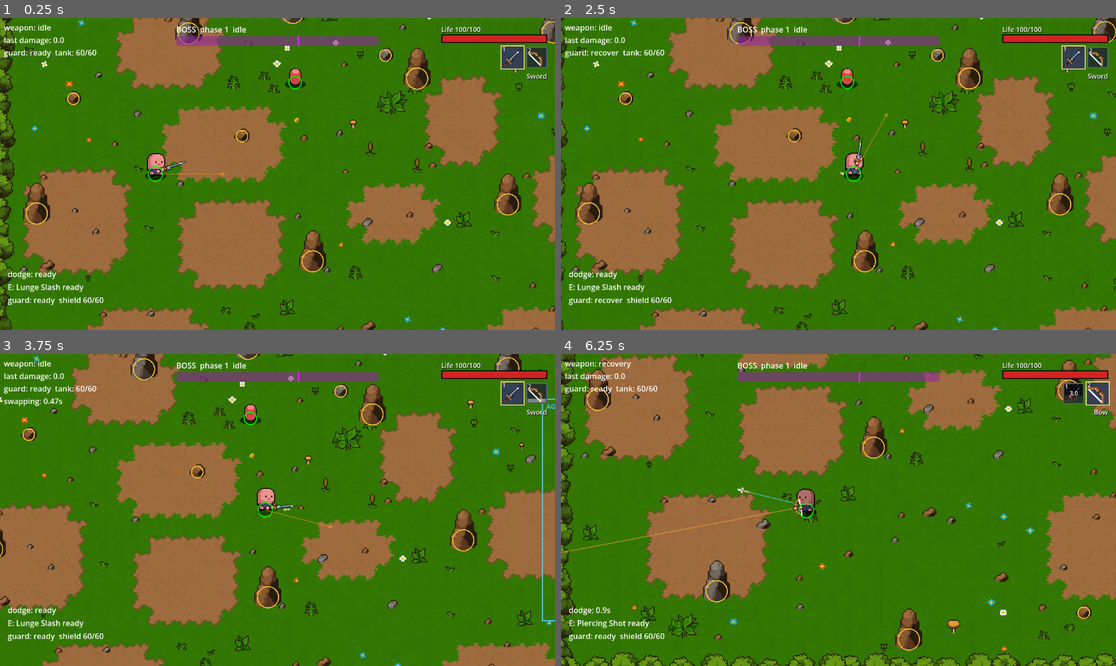
Above: before the commit, frames 1-4 (two rows, left to right).
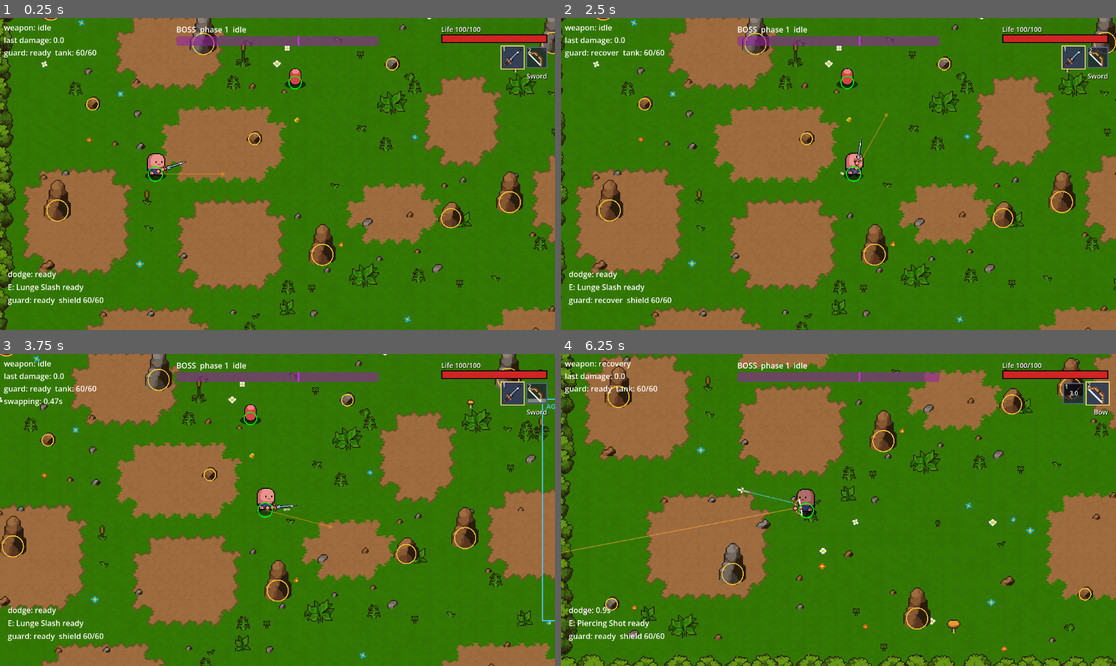
Above: after the commit, the same moments.

Repository: Matcry12/Thiat
Game: Godot game, scene res://scenes/arena.tscn
The game is run twice, just before and just after one commit, with the same random seed, the same clock (stepped at 60 frames per second) and the same inputs.
Inputs (mouse positions are in pixels of both pictures, inside the frame that each line leads up to):
- Up to frame 1 (0.25 s): no input
- Up to frame 2 (2.5 s): tap Enter at 0.5 s; move the mouse to (960, 158) at 0.52 s; hold D (move_right) 0.53-1.25 s; click (960, 158) at 0.6 s; drag from (727, 189) to (832, 161) at 1.27 s; move the mouse to (894, 105) at 2.02 s; hold D (move_right) from 2.03 s (still down); tap F (parry) at 2.1 s
- Up to frame 3 (3.75 s): release D (move_right) at 2.75 s; drag from (249, 572) to (294, 510) at 2.77 s; move the mouse to (444, 556) at 3.52 s; hold A (move_left) from 3.53 s (still down); tap 2 (weapon_2) at 3.6 s
- Up to frame 4 (6.25 s): release A (move_left) at 4.25 s; drag from (672, 463) to (855, 419) at 4.27 s; move the mouse to (866, 510) at 5.02 s; hold S (move_down) 5.03-5.75 s; tap Q (dodge) at 5.1 s; click (866, 510) at 5.17 s; drag from (755, 432) to (727, 525) at 5.77 s

The runs differ from the first frame. In frame 1, 7.0% of the frame differs, in the area x 0-100%, y 0-100%; in frame 2, 6.1%; in frame 3, 5.5%; in frame 4, 8.8%.

Commit message:
feat(map): ground, patches, rocks, deco follow the island; water-aware reachability (W1)
Co-Authored-By: Claude Sonnet 5.5 <noreply@anthropic.com>

Diff:
--- a/data/maps/grass.tres
+++ b/data/maps/grass.tres
@@ -5,6 +5,7 @@
 [ext_resource type="Texture2D" path="res://assets/map/Floors_Tiles.png" id="3"]
 [ext_resource type="Texture2D" path="res://assets/map/Vegetation.png" id="4"]
 [ext_resource type="Texture2D" path="res://assets/map/Rocks.png" id="5"]
+[ext_resource type="Texture2D" path="res://assets/map/Water_tiles.png" id="6"]
 
 [sub_resource type="Resource" id="Border"]
 script = ExtResource("2")
@@ -54,6 +55,10 @@
 dirt_fills = Array[Vector2i]([Vector2i(11, 10), Vector2i(12, 10), Vector2i(13, 10)])
 grass_fills = Array[Vector2i]([Vector2i(1, 10), Vector2i(2, 10), Vector2i(3, 10)])
 grass_dark_fills = Array[Vector2i]([Vector2i(1, 11), Vector2i(2, 11), Vector2i(3, 11)])
+rocky_fills = Array[Vector2i]([Vector2i(6, 10), Vector2i(7, 10), Vector2i(8, 10)])
+boss_fills = Array[Vector2i]([Vector2i(1, 11), Vector2i(2, 11), Vector2i(3, 11)])
+water_texture = ExtResource("6")
+water_fills = Array[Vector2i]([Vector2i(1, 12), Vector2i(2, 12), Vector2i(3, 12)])
 edge_tiles = {"nw": Vector2i(1, 1), "ne": Vector2i(3, 1), "sw": Vector2i(1, 3), "se": Vector2i(3, 3), "n_l": Vector2i(1 …(258 unchanged characters)…
 border = SubResource("Border")
 deco = Array[ExtResource("2")]([SubResource("Tufts"), SubResource("Plants"), SubResource("Flowers"), SubResource("Mushrooms"), SubResource("Pebbles")])
--- a/scripts/map/map_gen.gd
+++ b/scripts/map/map_gen.gd
@@ -63,6 +63,7 @@
 	var deco: Array[Dictionary] = []         ## {set, region, pos}  pos = bottom-centre of the sprite
 	var obstacles: Array[Dictionary] = []    ## {region, pos (collision circle centre), radius}
 	var border: Array[Dictionary] = []       ## {region, pos (bottom-centre), flip}
+	var water: Dictionary = {}               ## Vector2i cell -> atlas coord on style.water_texture (empty = no water art)
 	var land := PackedByteArray()            ## 1 land, 0 water, per cell
 	var area := PackedByteArray()            ## Area per cell (ignore on water)
 
@@ -78,7 +79,8 @@
 	_assign_ground(res, style, p, rng)
 	_place_obstacles(res, style, p, rng)
 	_place_deco(res, style, p, rng, _noise(rng_seed + 2, p.noise_frequency))
-	_place_border(res, style, p, rng)
+	if not p.island_on:
+		_place_border(res, style, p, rng)   # on the island the water is the edge
 	return res
 
 
@@ -136,6 +138,7 @@
 			var v := 1.0 - pow(d, p.island_falloff) + (_n01(noise, x, y) - 0.5) * 2.0 * p.island_noise
 			if v > p.island_threshold or Vector2(c).distance_to(Vector2(home)) <= p.home_clear_cells or zc.has_point(c):
 				res.land[y * p.cols + x] = 1
+	_open_land(res, p, home, zc)
 	if not _flood_land(res, p, home).has(zc.get_center()):
 		_carve(res, p, home, zc.get_center())
 	var keep := _flood_land(res, p, home)
@@ -143,6 +146,36 @@
 		if res.land[i] == 1 and not keep.has(Vector2i(i % p.cols, i / p.cols)):
 			res.land[i] = 0      # islands cut off from home: drop them
 	_assign_areas(res, p, home, zc)
+
+
+## Morphological opening (erode then dilate, 4-neighbour): removes land strips 1 cell wide. A walker
+## cannot stand on them, and they would make "all land is walkable" false. Home disc and zone stay.
+static func _open_land(res: Result, p: Params, home: Vector2i, zc: Rect2i) -> void:
+	var dirs := [Vector2i(1, 0), Vector2i(-1, 0), Vector2i(0, 1), Vector2i(0, -1)]
+	var core := PackedByteArray()
+	core.resize(res.land.size())
+	for y in p.rows:
+		for x in p.cols:
+			var c := Vector2i(x, y)
+			var ok := is_land(res, p, c)
+			for d in dirs:
+				ok = ok and is_land(res, p, c + d)
+			core[y * p.cols + x] = 1 if ok else 0
+	var opened := core.duplicate()
+	for y in p.rows:
+		for x in p.cols:
+			if core[y * p.cols + x] == 1:
+				for d in dirs:
+					var i := cell_index(p, Vector2i(x, y) + d)
+					if i >= 0:
+						opened[i] = 1
+	for y in p.rows:
+		for x in p.cols:
+			var c := Vector2i(x, y)
+			var i := y * p.cols + x
+			if Vector2(c).distance_to(Vector2(home)) <= p.home_clear_cells or zc.has_point(c):
+				continue
+			res.land[i] = opened[i]
 
 
 ## Land cells reachable from `from` (4-neighbour). Returns a set (Dictionary cell -> true).
@@ -205,6 +238,8 @@
 		var r := Rect2i(rng.randi_range(1, p.cols - 1 - w), rng.randi_range(1, p.rows - 1 - h), w, h)
 		if _n01(noise, r.position.x + w * 0.5, r.position.y + h * 0.5) < p.patch_noise_threshold:
 			continue
+		if not _all_forest_land(res, p, r.grow(1)):
+			continue
 		var clear := true
 		for other in res.patches:
 			if r.grow(MIN_GAP).intersects(other):
@@ -214,10 +249,22 @@
 			res.patches.append(r)
 
 
-## Fills res.kind, res.grass and res.dirt.
+static func _all_forest_land(res: Result, p: Params, r: Rect2i) -> bool:
+	for y in range(r.position.y, r.end.y):
+		for x in range(r.position.x, r.end.x):
+			var i := cell_index(p, Vector2i(x, y))
+			if i < 0 or res.land[i] == 0 or res.area[i] != Area.FOREST:
+				return false
+	return true
+
+
+## Fills res.kind, res.grass and res.dirt (and res.water).
 static func _assign_ground(res: Result, style: MapStyle, p: Params, rng: RandomNumberGenerator) -> void:
 	res.kind.resize(p.cols * p.rows)
 	res.kind.fill(FILL)
+	for i in res.land.size():
+		if res.land[i] == 0:
+			res.kind[i] = WATER
 	var special: Dictionary = {}   # cell -> atlas coord, or null for "no grass tile"
 	for r in res.patches:
 		var v := rng.randi() % style.variant_count()
@@ -248,7 +295,7 @@
 	var fills: Array[Vector2i] = []
 	for y in p.rows:
 		for x in p.cols:
-			if not special.has(Vector2i(x, y)):
+			if not special.has(Vector2i(x, y)) and res.kind[y * p.cols + x] == FILL and res.area[y * p.cols + x] == Area.FOREST:
 				fills.append(Vector2i(x, y))
 	var values: Array[float] = []
 	for c in fills:
@@ -269,7 +316,17 @@
 			res.grass[cell] = special[cell]
 	for y in p.rows:
 		for x in p.cols:
-			res.dirt[Vector2i(x, y)] = style.dirt_fills[rng.randi() % style.dirt_fills.size()]
+			var i := y * p.cols + x
+			if res.land[i] == 0:
+				if not style.water_fills.is_empty():
+					res.water[Vector2i(x, y)] = style.water_fills[rng.randi() % style.water_fills.size()]
+				continue
+			var pool: Array[Vector2i] = style.dirt_fills
+			if res.area[i] == Area.ROCKY and not style.rocky_fills.is_empty():
+				pool = style.rocky_fills
+			elif res.area[i] == Area.BOSS and not style.boss_fills.is_empty():
+				pool = style.boss_fills
+			res.dirt[Vector2i(x, y)] = pool[rng.randi() % pool.size()]
 
 
 static func _ring(res: Result, p: Params, special: Dictionary, c: Vector2i, coord: Vector2i) -> void:
@@ -284,23 +341,35 @@
 	if set == null or set.regions.is_empty() or set.radii.size() < set.regions.size():
 		return
 	var size := p.size_px()
+	var spacing := maxf(p.obstacle_min_spacing, rock_clearance(p))
+	var pad := p.cell + rock_clearance(p)
 	for _attempt in p.obstacle_count * 60:
 		if res.obstacles.size() >= p.obstacle_count:
 			break
 		var idx := rng.randi() % set.regions.size()
 		var r := set.radii[idx]
 		var pos := Vector2(
-			rng.randf_range(p.cell + r, size.x - p.cell - r),
-			rng.randf_range(p.cell + r, size.y - p.cell - r))
+			rng.randf_range(pad + r, size.x - pad - r),
+			rng.randf_range(pad + r, size.y - pad - r))
 		var sprite := set.regions[idx].size * float(style.pixel_scale)
-		if not _obstacle_legal(res, p, pos, r, sprite):
+		if not _obstacle_legal(res, p, pos, r, sprite, spacing):
 			continue
 		res.obstacles.append({"region": idx, "pos": pos, "radius": r})
-		if not floor_reachable(p, res.obstacles):
-			res.obstacles.pop_back()   # it walled something off: drop it
-
-
-static func _obstacle_legal(res: Result, p: Params, pos: Vector2, r: float, sprite: Vector2) -> bool:
+
+
+## A walker's width plus one FLOW_STEP: rocks keep this far from water, walls and each other, so every
+## gap is wide enough for the 16 px walkability grid of floor_reachable to see a path through it.
+static func rock_clearance(p: Params) -> float:
+	return p.agent_radius * 2.0 + FLOW_STEP
+
+
+static func _obstacle_legal(res: Result, p: Params, pos: Vector2, r: float, sprite: Vector2, spacing: float) -> bool:
+	var reach := r + rock_clearance(p)
+	for dy in [-reach, 0.0, reach]:
+		for dx in [-reach, 0.0, reach]:
+			# ponytail: 9 samples can miss a 1-cell water notch between them; full cell scan if a rock ever touches water
+			if not is_land(res, p, Vector2i((pos + Vector2(dx, dy)) / p.cell)):
+				return false
 	# Never touching the fight zone: the boss has no pathfinding.
 	var closest := Vector2(clampf(pos.x, p.zone.position.x, p.zone.end.x), clampf(pos.y, p.zone.position.y, p.zone.end.y))
 	if pos.distance_to(closest) < r + 4.0:
@@ -313,14 +382,14 @@
 		if pos.distance_to(s) < p.spawn_clear_radius + r:
 			return false
 	for o in res.obstacles:
-		if pos.distance_to(o["pos"]) < r + o["radius"] + p.obstacle_min_spacing:
+		if pos.distance_to(o["pos"]) < r + o["radius"] + spacing:
 			return false
 	return true
 
 
 ## Flood fill on a coarse grid from the player's spawn: every cell a walker of agent_radius can stand
 ## on (inside the walls, clear of every rock) must be reachable. Public: the tests call it too.
-static func floor_reachable(p: Params, obstacles: Array[Dictionary]) -> bool:
+static func floor_reachable(p: Params, obstacles: Array[Dictionary], land := PackedByteArray()) -> bool:
 	var size := p.size_px()
 	var nx := int(size.x / FLOW_STEP)
 	var ny := int(size.y / FLOW_STEP)
@@ -332,6 +401,12 @@
 			var c := Vector2((x + 0.5) * FLOW_STEP, (y + 0.5) * FLOW_STEP)
 			var ok := c.x >= p.cell + p.agent_radius and c.x <= size.x - p.cell - p.agent_radius \
 				and c.y >= p.cell + p.agent_radius and c.y <= size.y - p.cell - p.agent_radius
+			if ok and not land.is_empty():
+				for off in [Vector2.ZERO, Vector2(p.agent_radius, 0), Vector2(-p.agent_radius, 0), Vector2(0, p.agent_radius), Vector2(0, -p.agent_radius)]:
+					var cc := Vector2i((c + off) / p.cell)
+					if cc.x < 0 or cc.y < 0 or cc.x >= p.cols or cc.y >= p.rows or land[cc.y * p.cols + cc.x] == 0:
+						ok = false
+						break
 			if ok:
 				for o in obstacles:
 					if c.distance_to(o["pos"]) <= o["radius"] + p.agent_radius:
@@ -373,6 +448,8 @@
 		return
 	var size := p.size_px()
 	var target := int(p.deco_density * p.cols * p.rows)
+	var grid := {}   # Vector2i bucket -> Array of positions; bucket size = deco_min_spacing
+	var bucket := maxf(p.deco_min_spacing, 1.0)
 	for _attempt in target * 25:
 		if res.deco.size() >= target:
 			break
@@ -387,15 +464,19 @@
 			pick -= w
 		var set: PropSet = sets[si]
 		var cell := Vector2i(pos / p.cell)
+		if res.land[cell.y * p.cols + cell.x] == 0:
+			continue
 		if res.kind[cell.y * p.cols + cell.x] != FILL and not set.on_dirt:
 			continue                      # plants only on full grass
 		if rng.randf() > _n01(noise, pos.x / p.cell, pos.y / p.cell):
 			continue                      # likelier where the noise is high
 		var ok := true
-		for d in res.deco:
-			if pos.distance_to(d["pos"]) < p.deco_min_spacing:
-				ok = false
-				break
+		var b := Vector2i(pos / bucket)
+		for by in range(b.y - 1, b.y + 2):
+			for bx in range(b.x - 1, b.x + 2):
+				for other: Vector2 in grid.get(Vector2i(bx, by), []):
+					if pos.distance_to(other) < p.deco_min_spacing:
+						ok = false
 		if ok:
 			for o in res.obstacles:
 				if pos.distance_to(o["pos"]) < o["radius"] + 8.0:
@@ -403,6 +484,7 @@
 					break
 		if ok:
 			res.deco.append({"set": si, "region": rng.randi() % set.regions.size(), "pos": pos})
+			grid.get_or_add(b, []).append(pos)
 
 
 # ------------------------------------------------------------------- border ---
--- a/scripts/map/map_style.gd
+++ b/scripts/map/map_style.gd
@@ -17,6 +17,12 @@
 @export var grass_fills: Array[Vector2i] = []
 ## Darker full grass tiles (used only where dark_grass_chance says so).
 @export var grass_dark_fills: Array[Vector2i] = []
+## Island areas (v1, decision 0026). Empty = use dirt_fills (placeholder look).
+@export var rocky_fills: Array[Vector2i] = []
+@export var boss_fills: Array[Vector2i] = []
+## Water art: its own sheet. Empty water_fills = no water tiles, the Background colour shows.
+@export var water_texture: Texture2D
+@export var water_fills: Array[Vector2i] = []
 
 ## Edge pieces of look-variant A. Keys:
 ##   hole corners  nw ne sw se
--- a/tests/test_island_gen.gd
+++ b/tests/test_island_gen.gd
@@ -93,5 +93,40 @@
 		all_land = all_land and v == 1
 	_check(all_land, "island_on = false: every cell is land (old map)")
 
+	# --- Task 2: everything sits on land ---
+	var on_land := true
+	for o in a.obstacles:
+		var r: float = o["radius"] + MapGen.rock_clearance(p)
+		for dy in [-r, 0.0, r]:
+			for dx in [-r, 0.0, r]:
+				on_land = on_land and MapGen.is_land(a, p, Vector2i((o["pos"] + Vector2(dx, dy)) / p.cell))
+	_check(on_land and a.obstacles.size() > 50, "rocks on land, clear of water (%d rocks)" % a.obstacles.size())
+	var deco_ok := true
+	for d in a.deco:
+		deco_ok = deco_ok and MapGen.is_land(a, p, Vector2i(d["pos"] / p.cell))
+	_check(deco_ok and a.deco.size() > 100, "deco on land (%d)" % a.deco.size())
+	var patches_ok := true
+	for r in a.patches:
+		for y in range(r.position.y - 1, r.end.y + 1):
+			for x in range(r.position.x - 1, r.end.x + 1):
+				var i := MapGen.cell_index(p, Vector2i(x, y))
+				patches_ok = patches_ok and i >= 0 and a.land[i] == 1 and a.area[i] == MapGen.Area.FOREST
+	_check(patches_ok, "dirt patches (and their ring) only in forest land")
+	var ground_ok := true
+	for i in a.land.size():
+		var cell := Vector2i(i % p.cols, i / p.cols)
+		if a.land[i] == 0:
+			ground_ok = ground_ok and a.kind[i] == MapGen.WATER and not a.dirt.has(cell) and not a.grass.has(cell)
+		elif a.area[i] != MapGen.Area.FOREST:
+			ground_ok = ground_ok and a.dirt.has(cell) and not a.grass.has(cell)
+	_check(ground_ok, "water cells have no ground; rocky and boss cells have no grass")
+	_check(a.border.is_empty(), "no wall bushes on the island (the water is the edge)")
+	var reach_ok := true
+	for s in [1, 2, 3, 4, 5]:
+		var r := MapGen.generate(style, p, s)
+		reach_ok = reach_ok and MapGen.floor_reachable(p, r.obstacles, r.land)
+	_check(reach_ok, "seeds 1..5: all walkable land reachable from home, rocks and water included")
+	_check(not flat.land.is_empty() and MapGen.floor_reachable(q, flat.obstacles), "flat map still reachable (old call)")
+
 	print("PASS" if _ok else "FAIL")
 	quit(0 if _ok else 1)
Binary file added: assets/map/Water_tiles.png
Not shown, added: assets/map/Water_tiles.png.import
Not shown, changed: docs/wiki/ground-tiles.md
